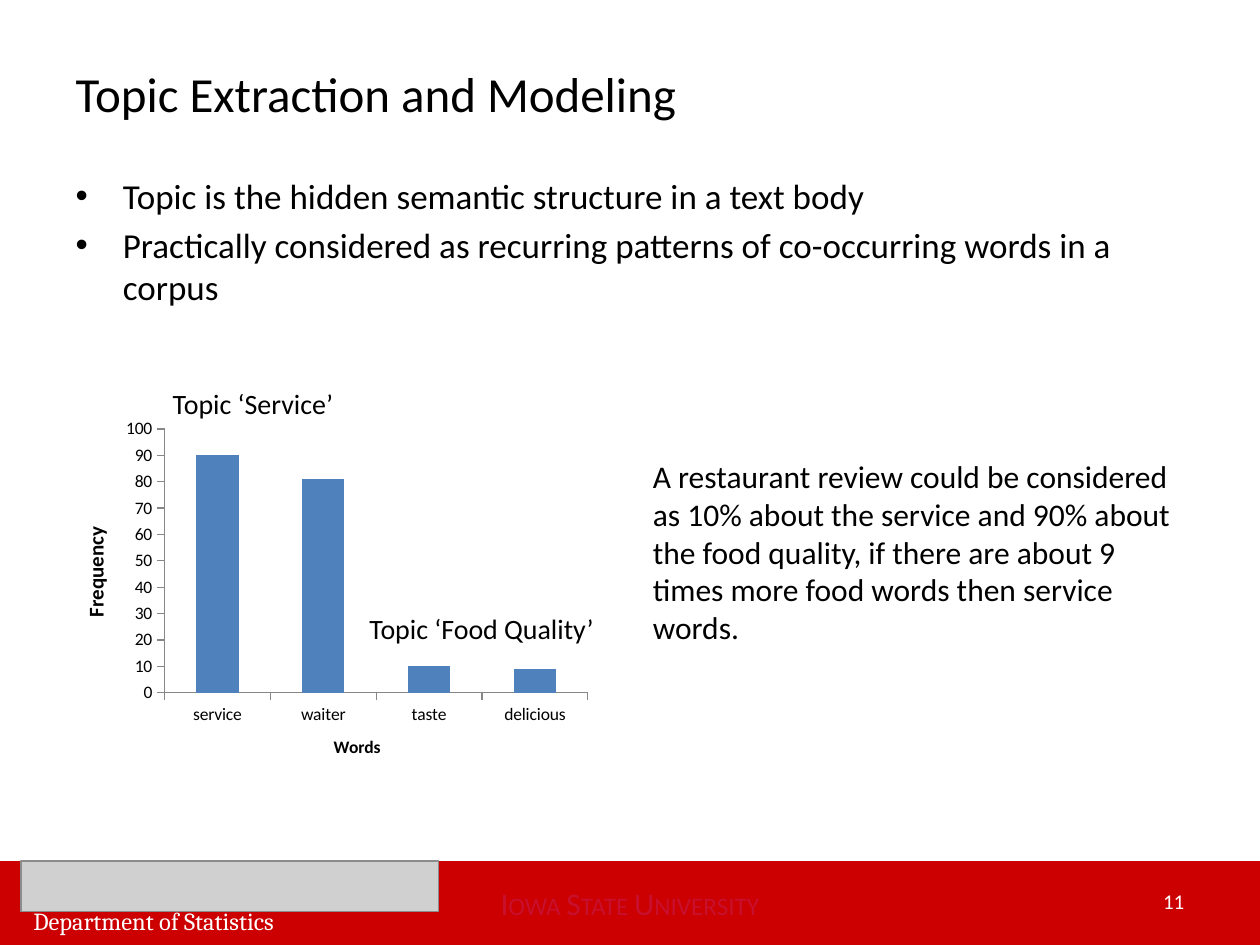
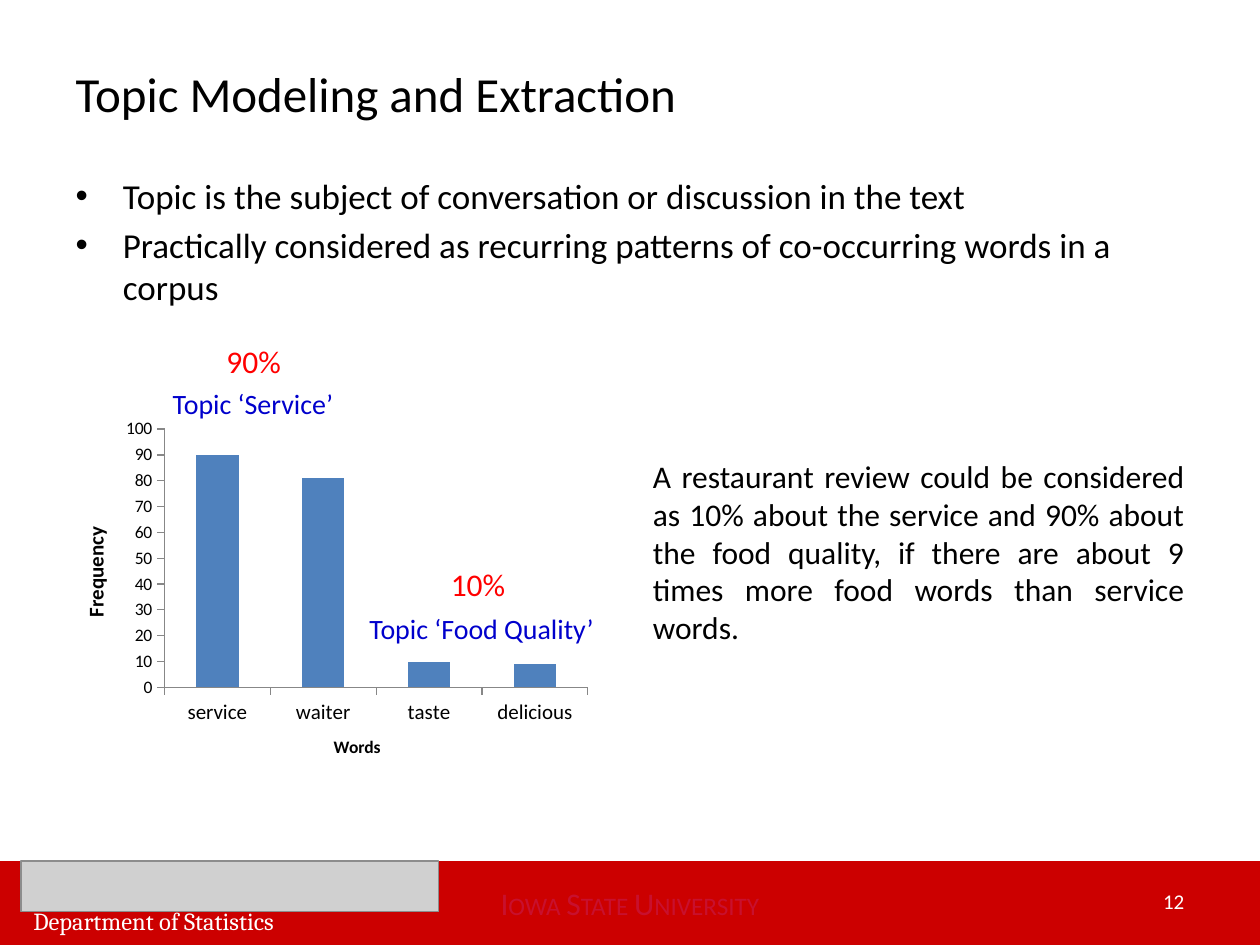
Before and after one commit to huwei95/Yelp_Text_Mining, a slide deck: slide 12 of Wei Hu Master of Statistics Final Oral Exam Apr 12.pptx (slide 11 before the commit). Drawn at 1260x945 pixels with LibreOffice and Linux fonts; fonts in the diff are those of the drawing; grey boxes stand for pictures. Boxes give left, top, right and bottom in pixels: in the first picture for what was removed or moved away, otherwise in the second. Text is boxed around its words. In the diff, an @@ line names an element or a change of style, - is before the commit and + after.

```diff
--- a/Wei Hu Master of Statistics Final Oral Exam Apr 12.pptx
+++ b/Wei Hu Master of Statistics Final Oral Exam Apr 12.pptx
@@ title at (76, 78, 676, 121): text changed @@
-Topic Extraction and Modeling
+Topic Modeling and Extraction
@@ text at (123, 184, 964, 215): text changed @@
-• Topic is the hidden semantic structure in a text body
+• Topic is the subject of conversation or discussion in the text
@@ text added at (226, 351, 280, 374), 18 pt, text #FF0000 @@
+90%
@@ text "Topic ‘Service’" at (173, 394, 333, 419): text colour #000000 to #0000CC @@
@@ column chart at (55, 412, 598, 784) @@
@@ category axis changed @@
@@ text at (653, 466, 1184, 640): text changed @@
-A restaurant review could be considered as 10% about the service and 90% about the food quality, if there are about 9 times more food words then service words.
+A restaurant review could be considered as 10% about the service and 90% about the food quality, if there are about 9 times more food words than service words.
@@ text added at (451, 574, 505, 597), 18 pt, text #FF0000 @@
+10%
@@ text "Topic ‘Food Quality’" at (369, 619, 593, 644): text colour #000000 to #0000CC @@
@@ page number at (1163, 895, 1184, 909): text changed @@
-11
+12
```
Also in this commit, not shown: 16 other slides changed, 3 slides added, 1 slide removed.
